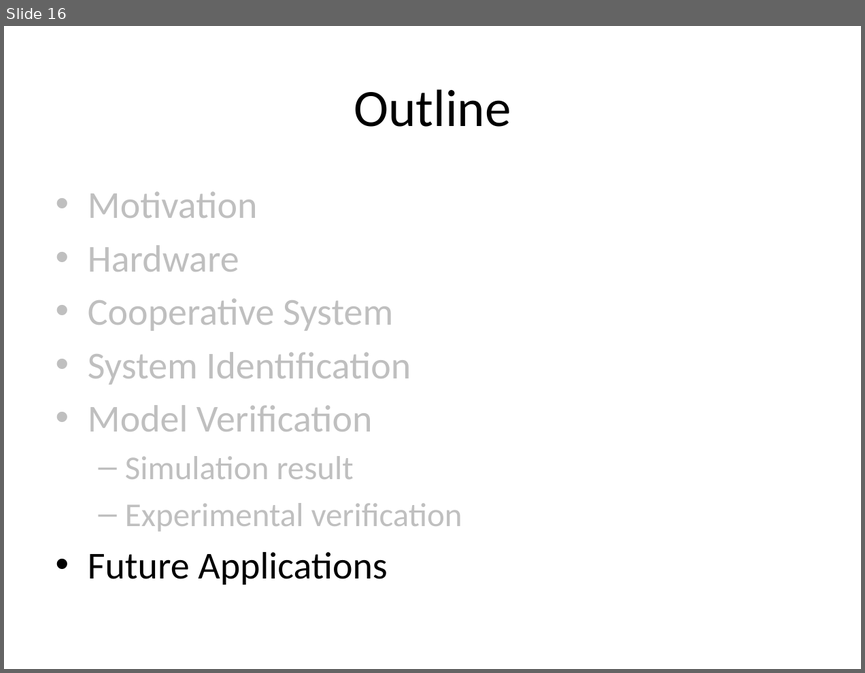
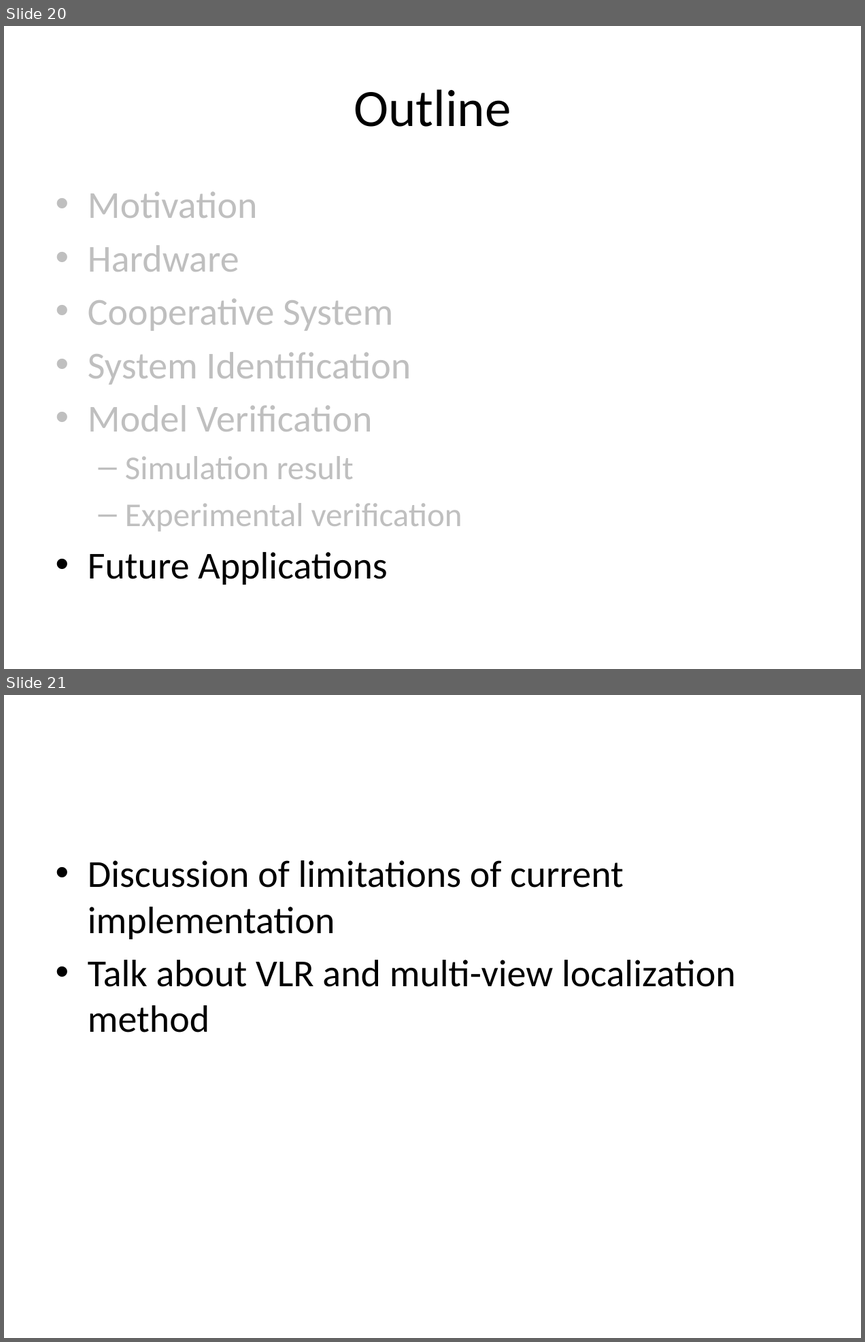
Before and after one commit to ryanjulian/manuscript-aamas2013, a slide deck: presentation/AAMAS_2013.pptx. Shown one above the other, each under a label of ours: slide 16 before the commit, slides 20 and 21 after it. The pictures are 865x673 and 865x1342 pixels, drawn with LibreOffice and Linux fonts; fonts in the diff are those of the drawing. Boxes give left, top, right and bottom in pixels: in the first picture for what was removed or moved away, otherwise in the second. Text is boxed around its words. In the diff, an @@ line names an element or a change of style, - is before the commit and + after.

```diff
--- a/presentation/AAMAS_2013.pptx
+++ b/presentation/AAMAS_2013.pptx
@@ slide 21 added at (4, 695, 861, 1338), background #FFFFFF @@
@@ text added at (88, 860, 736, 1032), 32 pt, text #000000 @@
+• Discussion of limitations of current implementation
+• Talk about VLR and multi-view localization method
@@ what was slide 16 is now slide 20 @@
```
Also in this commit, not shown: 10 other slides added, 4 slides removed, 1 other file.
